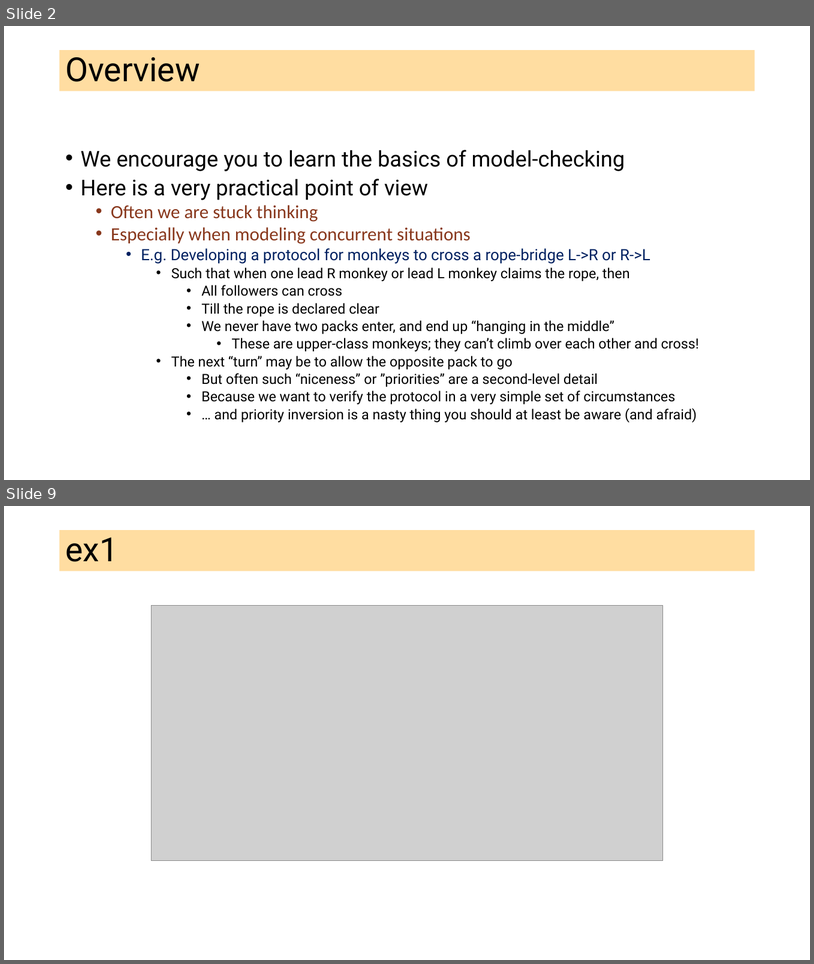
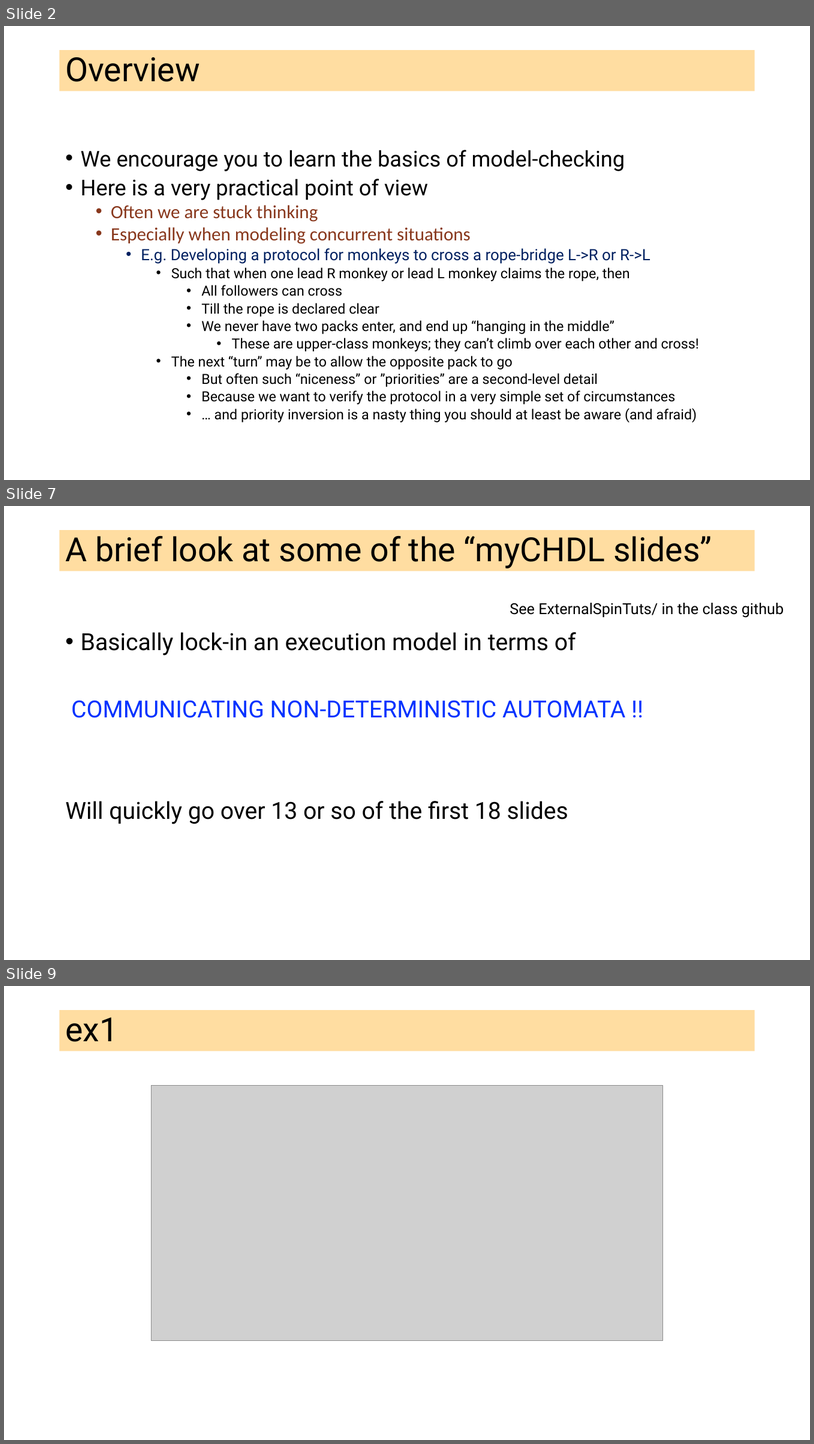
Before and after one commit to ganeshutah/cs6110s22, a slide deck: Lec3/L3.pptx. Shown one above the other, each under a label of ours: slides 2 and 9 before the commit, slides 2, 7 and 9 after it; the slides between them are not shown. The pictures are 814x964 and 814x1444 pixels, drawn with LibreOffice and Linux fonts; fonts in the diff are those of the drawing; grey boxes stand for pictures. Boxes give left, top, right and bottom in pixels: in the first picture for what was removed or moved away, otherwise in the second. Text is boxed around its words. In the diff, an @@ line names an element or a change of style, - is before the commit and + after.

```diff
--- a/Lec3/L3.pptx
+++ b/Lec3/L3.pptx
@@ slide 7 added at [4,506,810,960], background #FFFFFF @@
@@ title added at [60,530,755,571], fill #FFBD47 at 51% opacity, 39.6 pt, text #000000 @@
+A brief look at some of the “myCHDL slides”
@@ text added at [510,603,784,618], 18 pt, text #000000 @@
+See ExternalSpinTuts/ in the class github
@@ text added at [65,632,626,824], 28 pt, text #000000 @@
+• Basically lock-in an execution model in terms of
+COMMUNICATING NON-DETERMINISTIC AUTOMATA !!
+Will quickly go over 13 or so of the first 18 slides
```
Also in this commit, not shown: 2 slides changed, 5 other slides added, 6 slides removed.
